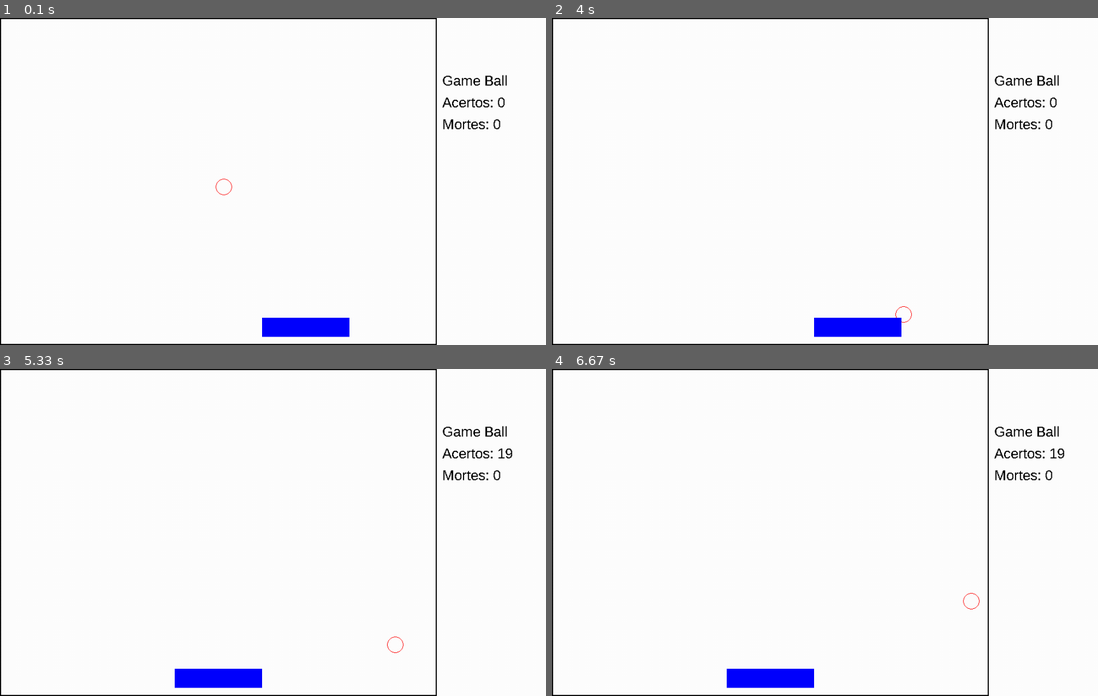
Above: before the commit, frames 1-4 (two rows, left to right).
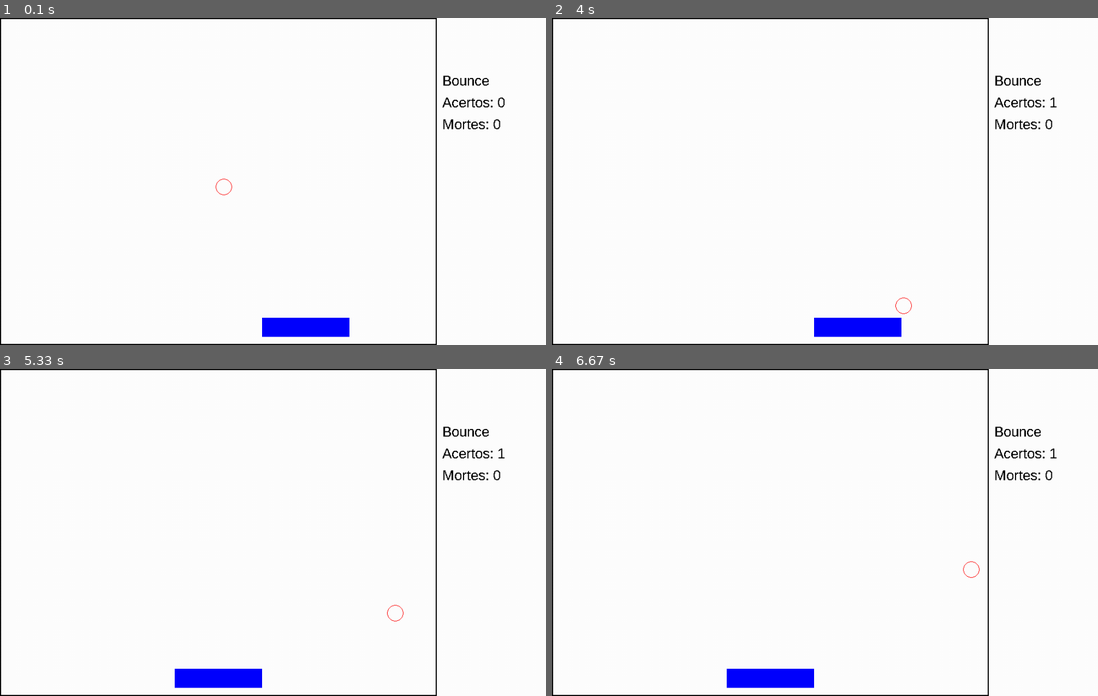
Above: after the commit, the same moments.

Repository: GabrielCzar/PyGame
Game: pygame game, started from bounce.py
Two runs of this game, one before a commit and one after it. Both use one fixed random seed, a clock stepped at 60 frames per second and the inputs below.
Inputs:
- Up to frame 1 (0.1 s): no input
- Up to frame 2 (4 s): hold Right 0.33-0.8 s; hold Right 0.83-1.3 s; hold Left 1.33-1.87 s; hold Left 1.9-2.3 s; hold Right 2.33-2.97 s; hold Left 3-3.47 s; hold Right 3.5-3.97 s
- Up to frame 3 (5.33 s): hold Right 4-4.47 s; hold Left 4.5-5.03 s; hold Left from 5.07 s (still down)
- Up to frame 4 (6.67 s): release Left at 5.47 s; hold Right 5.5-6.13 s; hold Left 6.17-6.63 s

The runs differ from the first frame. In frame 1, 0.2% of the frame differs, in the area x 81-93%, y 17-21%; in frame 2, 0.3%; in frame 3, 0.3%, in the area x 70-94%, y 17-87%; in frame 4, 0.3%.

Commit message:
tentativa de correcao de bug do bounce

Diff:
--- a/bola.py
+++ b/bounce.py
@@ -12,7 +12,7 @@
 WIDTH, HEIGHT, EXTRA = 800, 600, 200
 BACKGROUND_COLOR = (255, 255, 255)
 SCREEN = pygame.display.set_mode([WIDTH + EXTRA, HEIGHT])
-pygame.display.set_caption("Ball")
+pygame.display.set_caption("Bounce")
 
 kill = 0
 death = 0
@@ -64,9 +64,10 @@
     ball['pos']['y'] += ball['vel']['y']
 
 def colisao(ball, retangulo):
-    if ball['pos']['y'] + ball['raio'] > retangulo['pos']['y'] and \
-        ball['pos']['x'] - ball['raio'] > retangulo['pos']['x'] and \
-         ball['pos']['x'] + ball['raio'] < retangulo['pos']['x'] + retangulo['tam']['largura']:
+    ball_retangulo = pygame.Rect(ball['pos']['x'] - ball['raio'], ball['pos']['y'] - ball['raio'], \
+                     ball['raio'] * 2,  ball['raio'] * 2)
+    r = pygame.Rect(retangulo['pos']['x'], retangulo['pos']['y'], retangulo['tam']['largura'], retangulo['tam']['altura'])
+    if r.colliderect(ball_retangulo):
         ball['vel']['y'] = -ball['vel']['y']
         return True
     return False
@@ -80,7 +81,7 @@
 
 def mostrar(kill, death):
     fonte = pygame.font.SysFont("Arial", 26)
-    gameName = 'Game Ball'
+    gameName = 'Bounce'
     acertos = 'Acertos: ' + str(kill)
     morte = 'Mortes: ' + str(death)
     tam1 = fonte.size(gameName)
--- a/tiro.py
+++ b/tiro.py
@@ -227,7 +227,6 @@
                 pause = not pause
             elif event.key == pygame.K_RETURN:
                 atirar (usuario)
-
                 print len(balas)
             elif event.key == pygame.K_a:
                 ang += 5
